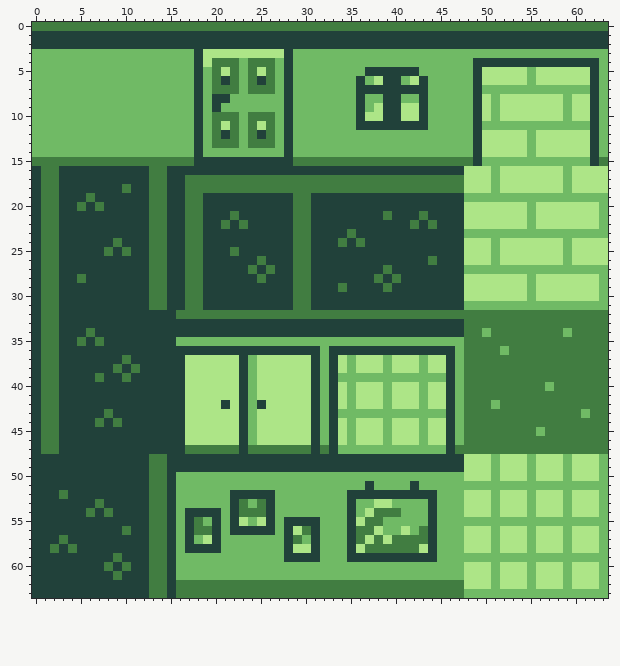
One commit to this pixel-art sprite: assets/textures/backgrounds/tilesetJess.png. The first picture shows the starting point.
The file is 64x64 pixels.
After the commit:
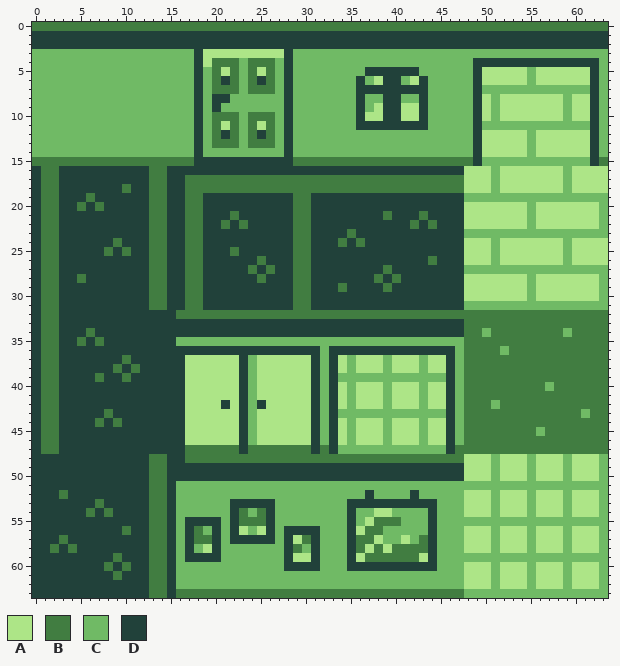
Palette (. is transparent): A #ade587  B #417d41  C #70ba65  D #21413a
Message: Updated Tile Set
From old to new:
@@ x 14..49 @@
 47 DDDBBBBBBDBBBBBBBDBDCCCCCCCCCCCCDBBB
-48 BDDDDDDDDDDDDDDDDDDDDDDDDDDDDDDDDDAA
+48 BDDBBBBBBBBBBBBBBBBBBBBBBBBBBBBBBBAA
 49 BDDDDDDDDDDDDDDDDDDDDDDDDDDDDDDDDDAA
-50 BDCCCCCCCCCCCCCCCCCCCCCCCCCCCCCCCCAA
-51 BDCCCCCCCCCCCCCCCCCCCCCDCCCCDCCCCCCC
-52 BDCCCCCCDDDDDCCCCCCCCDDDDDDDDDDCCCAA
-53 BDCCCCCCDBCBDCCCCCCCCDCCAACCCCDCCCAA
-54 BDCDDDDCDBBBDCCCCCCCCDCABBBCCCDCCCAA
-55 BDCDBCDCDACADCDDDDCCCDABBCCCCCDCCCCC
-56 BDCDBBDCDDDDDCDABDCCCDBBACCACBDCCCAA
-57 BDCDCADCCCCCCCDBCDCCCDBABABBBBDCCCAA
-58 BDCDDDDCCCCCCCDAADCCCDABBBBBBADCCCAA
-59 BDCCCCCCCCCCCCDDDDCCCDDDDDDDDDDCCCCC
-60 BDCCCCCCCCCCCCCCCCCCCCCCCCCCCCCCCCAA
+50 BDDDDDDDDDDDDDDDDDDDDDDDDDDDDDDDDDAA
+51 BDCCCCCCCCCCCCCCCCCCCCCCCCCCCCCCCCCC
+52 BDCCCCCCCCCCCCCCCCCCCCCDCCCCDCCCCCAA
+53 BDCCCCCCDDDDDCCCCCCCCDDDDDDDDDDCCCAA
+54 BDCCCCCCDBCBDCCCCCCCCDCCAACCCCDCCCAA
+55 BDCDDDDCDBBBDCCCCCCCCDCABBBCCCDCCCCC
+56 BDCDBCDCDACADCDDDDCCCDABBCCCCCDCCCAA
+57 BDCDBBDCDDDDDCDABDCCCDBBACCACBDCCCAA
+58 BDCDCADCCCCCCCDBCDCCCDBABABBBBDCCCAA
+59 BDCDDDDCCCCCCCDAADCCCDABBBBBBADCCCCC
+60 BDCCCCCCCCCCCCDDDDCCCDDDDDDDDDDCCCAA
 61 BDCCCCCCCCCCCCCCCCCCCCCCCCCCCCCCCCAA
-62 BDBBBBBBBBBBBBBBBBBBBBBBBBBBBBBBBBAA
+62 BDCCCCCCCCCCCCCCCCCCCCCCCCCCCCCCCCAA
 63 BDBBBBBBBBBBBBBBBBBBBBBBBBBBBBBBBBCC
Pixel boxes of the changes (left, top, right, bottom) in both pictures:
changed: (176, 454, 464, 589)
